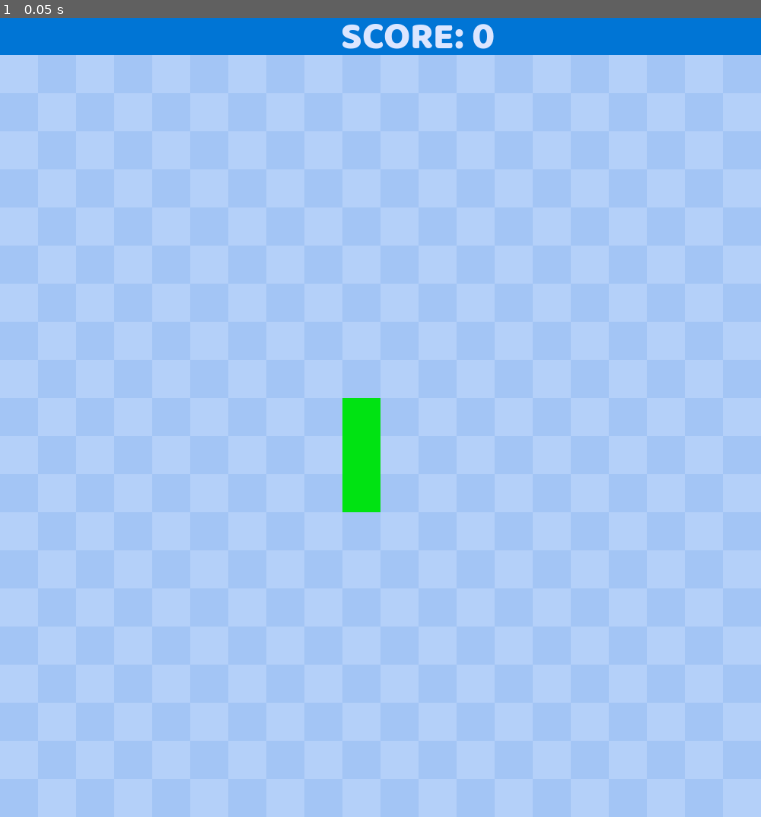
Above: before the commit, frame 1.
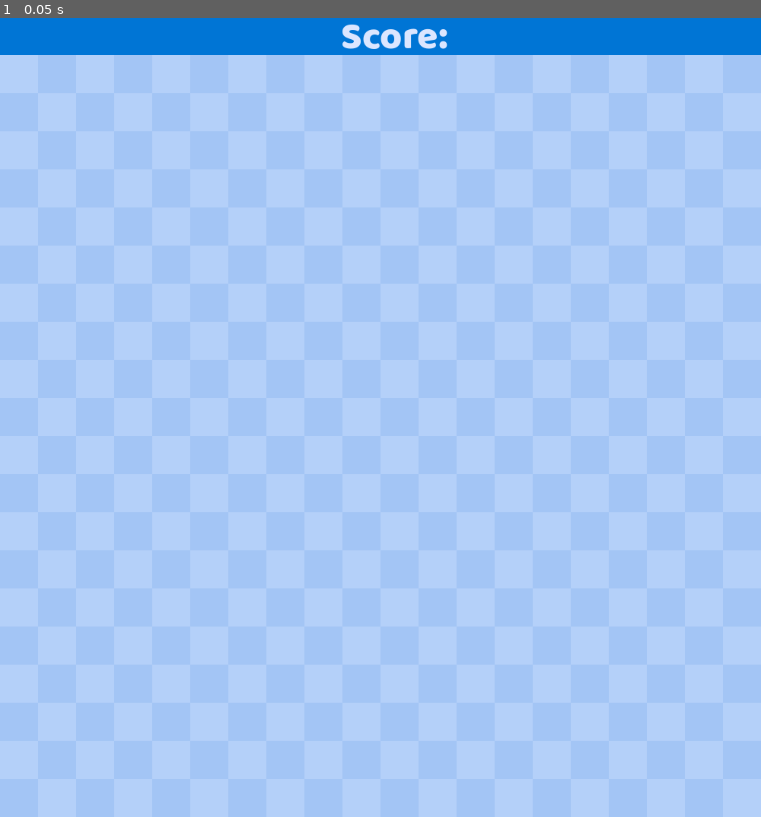
Above: after the commit, the same moment.

Repository: lll11233/snakeGame
Game: Godot game, scene res://main.tscn
Two runs of this game, one before a commit and one after it. Both use one fixed random seed, a clock stepped at 60 frames per second and the inputs below.
Inputs:
- Up to frame 1 (0.05 s): no input

The runs differ from the first frame. In frame 1, 1.1% of the frame differs, in the area x 44-65%, y 0-62%.
Error after the commit: Parse Error: Function "check_food_eaten()" not found in base self. (res://main.gd:101)

Commit message:
apple picking time

Diff:
--- a/main.gd
+++ b/main.gd
@@ -85,4 +85,27 @@
 
 
 func _on_move_timer_timeout() -> void:
-	pass # Replace with function body.
+	#allow snake movement
+	can_move = true
+	#use the snake's previous position to move the segments
+
+	old_data = [] + snake_data
+	snake_data[0] += move_direction
+	for i in range(len(snake_data)):
+		#move all segments along by one
+		if i > 0:
+			snake_data[i] = old_data[i-1]
+		snake[i].position = (snake_data[i]*cell_size) + Vector2(0,cell_size)
+	check_out_of_bounds()
+	check_self_eaten()
+	check_food_eaten()
+func check_out_of_bounds():
+	if snake_data[0].X < 0 or snake_data[0].X > cells - 1 or snake_data[0].y < 0 or snake_data[0].y > cells - 1:
+		end_game()
+
+func check_self_eaten():
+	for i in range(1, len(snake_data)):
+		if snake_data[0] ** snake_data[1]:
+			end_game()
+func end_game():
+	pass
--- a/main.tscn
+++ b/main.tscn
@@ -1,9 +1,10 @@
-[gd_scene load_steps=5 format=3 uid="uid://b85dgxr6p5mo8"]
+[gd_scene load_steps=6 format=3 uid="uid://b85dgxr6p5mo8"]
 
 [ext_resource type="Script" uid="uid://2hvdxga2bokm" path="res://main.gd" id="1_ig7tw"]
 [ext_resource type="PackedScene" uid="uid://dbv2isccs4way" path="res://snakeScene.tscn" id="2_h2yge"]
 [ext_resource type="Texture2D" uid="uid://bv07t4j6sa5hh" path="res://assets/bg.png" id="3_1bvp3"]
 [ext_resource type="PackedScene" uid="uid://3dm0dft465s1" path="res://HUD.tscn" id="4_1bvp3"]
+[ext_resource type="Texture2D" uid="uid://b2cicg4pqs5tu" path="res://assets/apple.png" id="5_lquwl"]
 
 [node name="Main" type="Node"]
 script = ExtResource("1_ig7tw")
@@ -18,3 +19,9 @@
 
 [node name="MoveTimer" type="Timer" parent="."]
 wait_time = 0.1
+
+[node name="food" type="Sprite2D" parent="."]
+texture = ExtResource("5_lquwl")
+offset = Vector2(25, 25)
+
+[connection signal="timeout" from="MoveTimer" to="." method="_on_move_timer_timeout"]
Binary file added: assets/apple.png
Not shown, added: assets/apple.png.import
